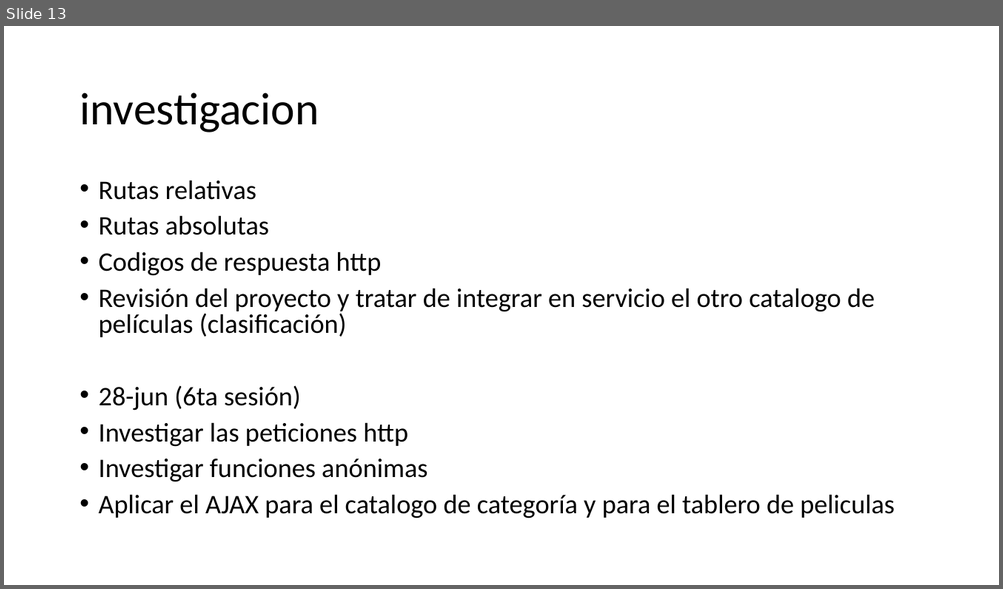
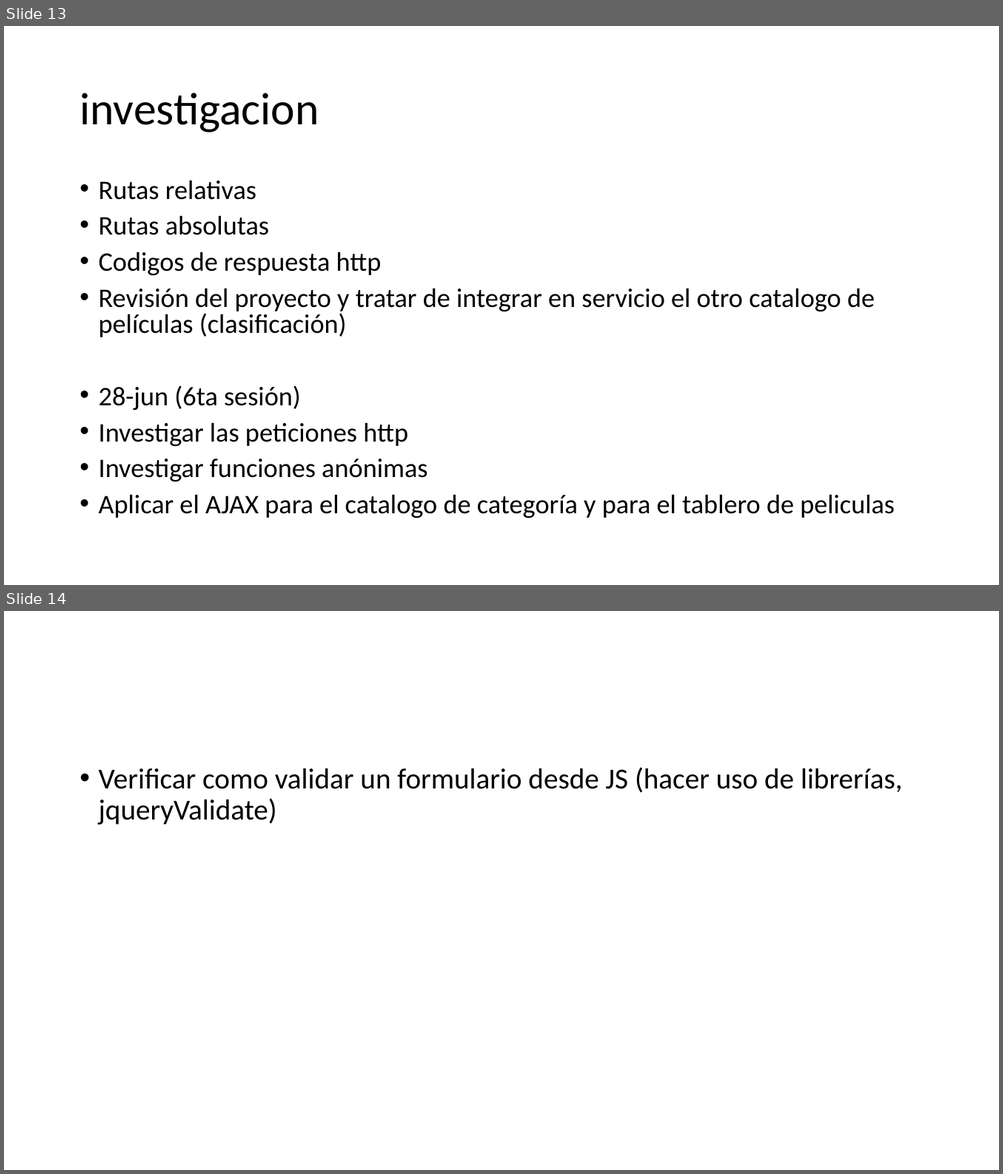
Before and after one commit to enriquecr1990/cap_php_jun22, a slide deck: actividades/Desarrollo Web.pptx. Shown one above the other, each under a label of ours: slide 13 before the commit, slides 13 and 14 after it. The pictures are 1003x589 and 1003x1174 pixels, drawn with LibreOffice and Linux fonts; fonts in the diff are those of the drawing. Boxes give left, top, right and bottom in pixels: in the first picture for what was removed or moved away, otherwise in the second. Text is boxed around its words. In the diff, an @@ line names an element or a change of style, - is before the commit and + after.

```diff
--- a/actividades/Desarrollo Web.pptx
+++ b/actividades/Desarrollo Web.pptx
@@ slide 14 added at [4, 611, 999, 1170], background #FFFFFF @@
@@ text added at [99, 767, 902, 825], 28 pt, text #000000 @@
+• Verificar como validar un formulario desde JS (hacer uso de librerías, jqueryValidate)
```
Also in this commit, not shown: 8 other files.
